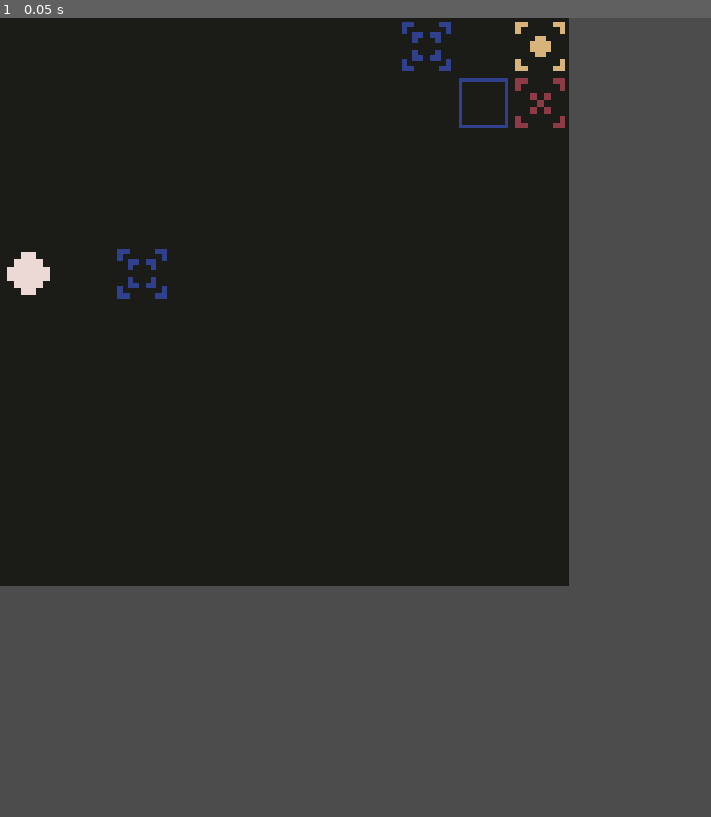
Above: before the commit, frame 1.
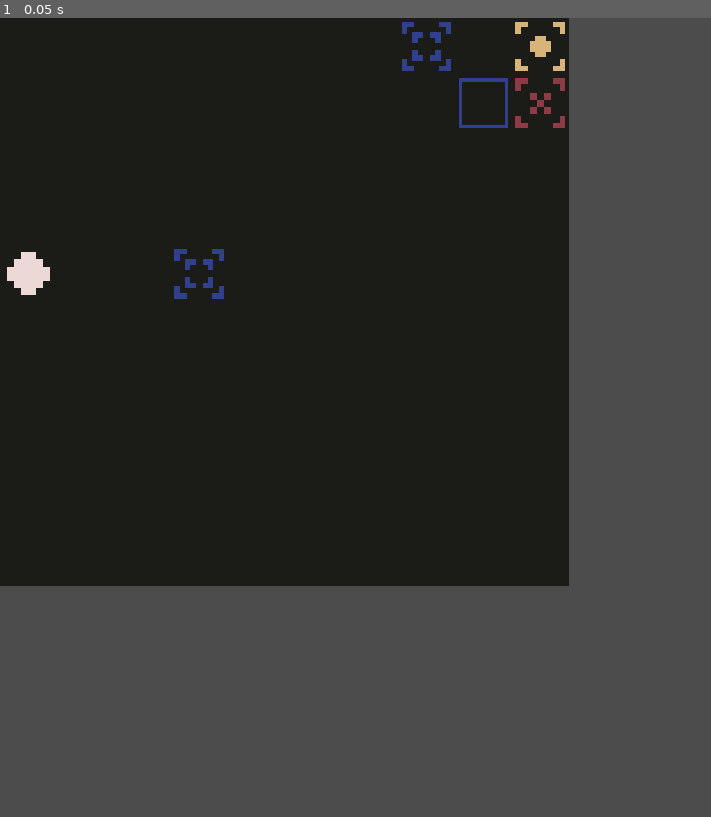
Above: after the commit, the same moment.

Repository: nolenroyalty/Click-Click-Trick
Game: Godot game, scene res://levels/LevelIntroduceTeleporter.tscn
Same seed, same stepped clock (60 frames per second), same inputs: the game is played once before the commit and once after it. This scene is started directly instead of the project's main scene.
Inputs:
- Up to frame 1 (0.05 s): no input

The runs differ from the first frame. In frame 1, 0.3% of the frame differs, in the area x 16-32%, y 28-36%.

Commit message:
more tutorialing

Diff:
--- a/Main.gd
+++ b/Main.gd
@@ -24,13 +24,14 @@
 	preload("res://levels/Level1.tscn"), # 1
 	preload("res://levels/LevelIntroduceDefeatEnemy.tscn"),
 	preload("res://levels/LevelIntroduceTeleporter.tscn"),
-	preload("res://levels/LevelIntroduceTeleportEnemy.tscn"),
-	preload("res://levels/LevelTeleportEnemyOut.tscn"), # 5
+	preload("res://levels/LevelIntroducePassThroughTele.tscn"),
+	preload("res://levels/LevelIntroduceTeleportEnemy.tscn"), # 5
+	preload("res://levels/LevelTeleportEnemyOut.tscn"),
 	preload("res://levels/LevelIntroduceArrow.tscn"),
 	preload("res://levels/LevelPortToArrow.tscn"),
 	preload("res://levels/ArrowPortHard.tscn"),
-	preload("res://levels/LevelIntroduceHalfBeat.tscn"),
-	preload("res://levels/IntroTeleportOntoHalfBeat.tscn"), # 10
+	preload("res://levels/LevelIntroduceHalfBeat.tscn"), # 10
+	preload("res://levels/IntroTeleportOntoHalfBeat.tscn"),
 	preload("res://levels/HalfBeatReallyHard.tscn"),
 	# 10
 	# preload("res://levels/LevelIntroduceMovingZone.tscn"),
--- a/levels/LevelIntroduceDefeatEnemy.gd
+++ b/levels/LevelIntroduceDefeatEnemy.gd
@@ -25,10 +25,7 @@
 		STAGE.REACH_GOAL:
 			pass
 
-func handle_goal_status_update(status):
-	.handle_goal_status_update(status)
-	if stage == STAGE.REACH_GOAL and status == true:
-		display_directive("good luck")
+
 
 func tick(beat):
 	.tick(beat)
--- /dev/null
+++ b/levels/LevelIntroducePassThroughTele.gd
@@ -0,0 +1,26 @@
+extends Battlefield
+
+enum STAGE 	{ PASS_THROUGH_TELEPORTER,
+	REACH_GOAL
+}
+
+enum STATE { SHOULD_DISPLAY, DISPLAYING }
+var stage = STAGE.PASS_THROUGH_TELEPORTER
+var first = true
+
+func handle_goal_status_update(status):
+	.handle_goal_status_update(status)
+	if stage == STAGE.REACH_GOAL and status == true:
+		display_directive("good luck")
+
+func tick(beat):
+	.tick(beat)
+
+	if first:
+		display_directive("pass through teleporter")
+		first = false
+
+	var pos = U.pos_(player)
+	if pos.x >= 7 and pos.y <= 1 and stage == STAGE.PASS_THROUGH_TELEPORTER:
+		stage = STAGE.REACH_GOAL
+		display_directive("reach goal")
--- /dev/null
+++ b/levels/LevelIntroducePassThroughTele.tscn
@@ -0,0 +1,33 @@
+[gd_scene load_steps=6 format=2]
+
+[ext_resource path="res://battlefield/Battlefield.tscn" type="PackedScene" id=1]
+[ext_resource path="res://traps/MovingZone2.tscn" type="PackedScene" id=2]
+[ext_resource path="res://traps/Teleporter.tscn" type="PackedScene" id=3]
+[ext_resource path="res://traps/Fixed.tscn" type="PackedScene" id=4]
+[ext_resource path="res://levels/LevelIntroducePassThroughTele.gd" type="Script" id=5]
+
+[node name="Battlefield" instance=ExtResource( 1 )]
+script = ExtResource( 5 )
+
+[node name="Goal" parent="." index="3"]
+position = Vector2( 288, 0 )
+
+[node name="Teleporter" parent="." index="4" instance=ExtResource( 3 )]
+position = Vector2( 192, 32 )
+
+[node name="MovingZone2" parent="." index="5" instance=ExtResource( 2 )]
+position = Vector2( 192, 0 )
+center_position = 0
+moving_down = true
+
+[node name="Fixed" parent="." index="6" instance=ExtResource( 4 )]
+position = Vector2( 224, 64 )
+
+[node name="Fixed2" parent="." index="7" instance=ExtResource( 4 )]
+position = Vector2( 256, 32 )
+
+[node name="Fixed3" parent="." index="8" instance=ExtResource( 4 )]
+position = Vector2( 288, 32 )
+
+[node name="Teleporter2" parent="." index="9" instance=ExtResource( 3 )]
+position = Vector2( 96, 128 )
--- a/levels/LevelIntroduceTeleporter.tscn
+++ b/levels/LevelIntroduceTeleporter.tscn
@@ -17,7 +17,7 @@
 position = Vector2( 224, 0 )
 
 [node name="Teleporter2" parent="." index="6" instance=ExtResource( 2 )]
-position = Vector2( 64, 128 )
+position = Vector2( 96, 128 )
 
 [node name="SingleZone" parent="." index="7" instance=ExtResource( 4 )]
 position = Vector2( 288, 32 )
